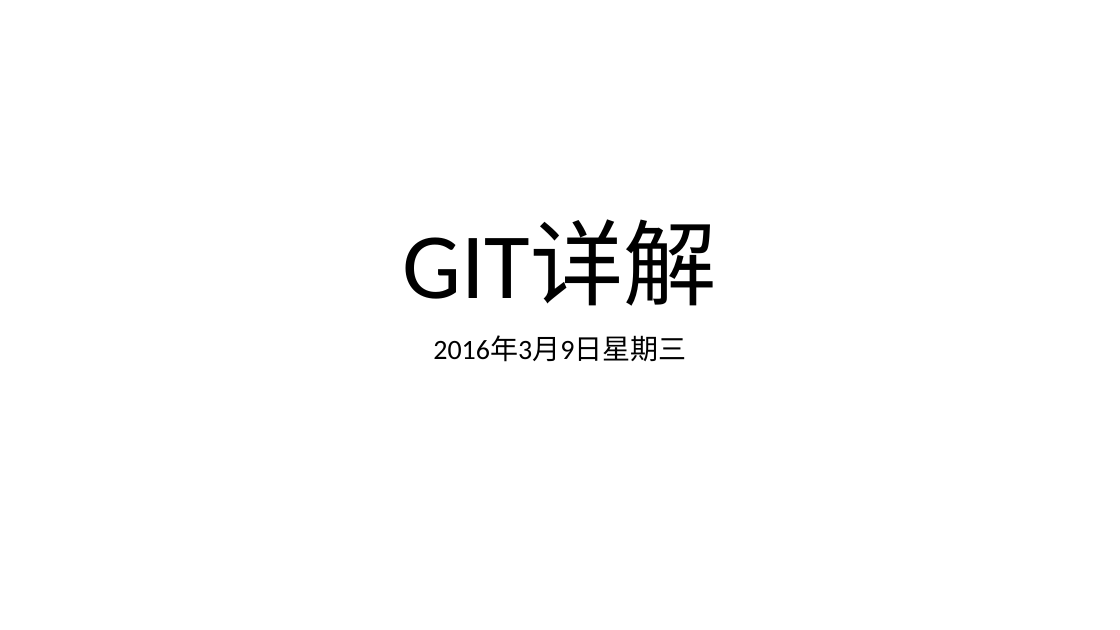
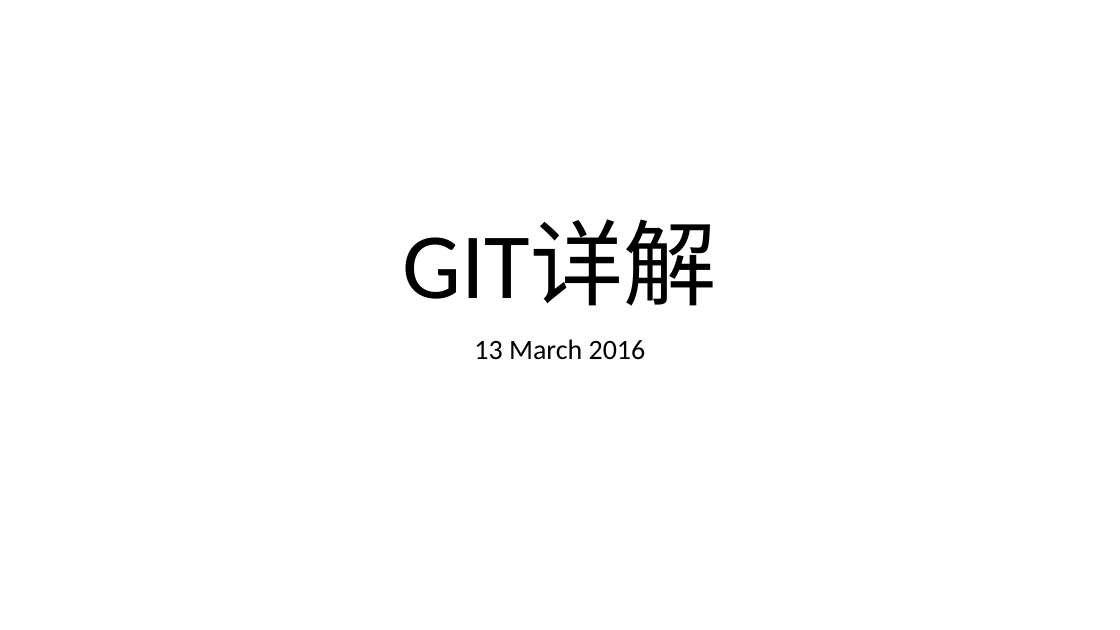
Before and after one commit to noprom/shandong, a slide deck: slide 1 of doc/ppt/helin.pptx. Drawn at 1120x630 pixels with LibreOffice and Linux fonts; fonts in the diff are those of the drawing. Boxes give left, top, right and bottom in pixels: in the first picture for what was removed or moved away, otherwise in the second. Text is boxed around its words. In the diff, an @@ line names an element or a change of style, - is before the commit and + after.

```diff
--- a/doc/ppt/helin.pptx
+++ b/doc/ppt/helin.pptx
@@ subtitle at [474,339,646,360]: text changed @@
-2016年3月9日星期三
+13 March 2016
```
Also in this commit, not shown: 2 slides added.
